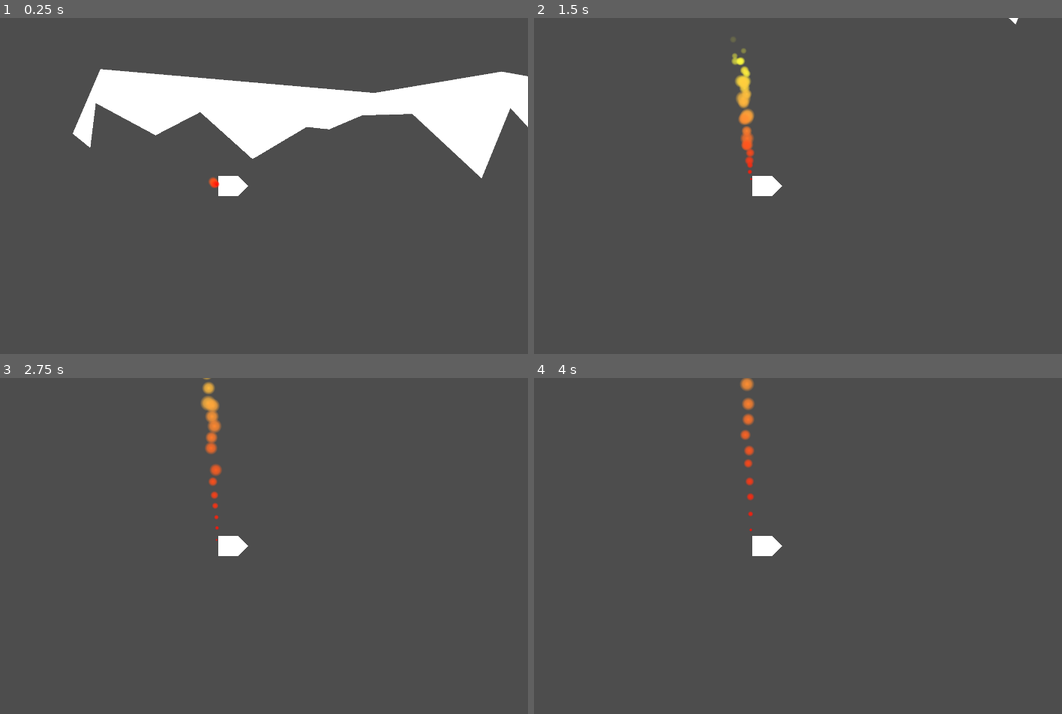
Above: before the commit, frames 1-4 (two rows, left to right).
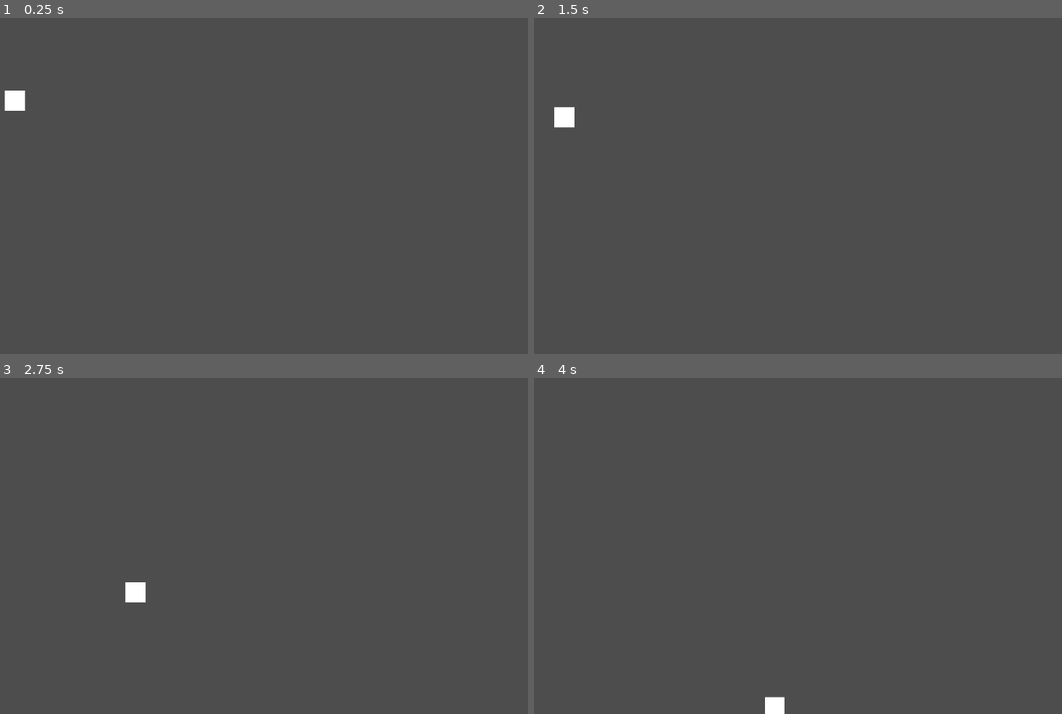
Above: after the commit, the same moments.

Repository: DrWine/IdidNotCrash
Game: Godot game, scene res://Levels/Dev/test.tscn
Two runs of this game, one before a commit and one after it. Both use one fixed random seed, a clock stepped at 60 frames per second and the inputs below. The project has no main scene, so this scene is started directly.
Inputs (mouse positions are in pixels of both pictures, inside the frame that each line leads up to):
- Up to frame 1 (0.25 s): no input
- Up to frame 2 (1.5 s): move the mouse to (893, 169) at 0.52 s; hold Space (Space) 0.53-1.28 s; hold D (Right) from 0.53 s (still down); move the mouse to (644, 202) at 1.27 s; tap Space (Space) at 1.35 s
- Up to frame 3 (2.75 s): move the mouse to (290, 472) at 2.02 s; release D (Right) at 2.03 s; hold A (Left) from 2.03 s (still down); hold Space (Space) from 2.03 s (still down)
- Up to frame 4 (4 s): move the mouse to (734, 613) at 2.77 s; release A (Left) at 2.78 s; release Space (Space) at 2.78 s; hold D (Right) from 2.78 s (still down); tap Space (Space) at 2.85 s; move the mouse to (940, 596) at 3.52 s; hold Space (Space) from 3.53 s (still down)

The runs differ from the first frame. In frame 1, 13% of the frame differs, in the area x 0-100%, y 15-54%; in frame 2, 1.3%; in frame 3, 1.2%; in frame 4, 0.9%.
Error before the commit: Trying to assign value of type 'RigidBody2D' to a variable of type 'CharacterBody2D'. (res://Scripts/Components/MovementComponent.gd:4)

Commit message:
new game, launch ability

Diff:
--- a/Levels/Dev/test.tscn
+++ b/Levels/Dev/test.tscn
@@ -1,13 +1,26 @@
-[gd_scene load_steps=2 format=3 uid="uid://b0ddf5aiaaiyf"]
+[gd_scene load_steps=3 format=3 uid="uid://b0ddf5aiaaiyf"]
 
-[ext_resource type="PackedScene" uid="uid://b0di5fsr5qcyk" path="res://Objects/Player/player.tscn" id="1_ifcvu"]
+[ext_resource type="PackedScene" uid="uid://dr1d0dtquj85b" path="res://Objects/Player/player.tscn" id="1_ifcvu"]
+
+[sub_resource type="RectangleShape2D" id="RectangleShape2D_ifcvu"]
+size = Vector2(1183, 85)
 
 [node name="Test" type="Node2D"]
 
 [node name="Player" parent="." instance=ExtResource("1_ifcvu")]
+position = Vector2(276, 265)
 
-[node name="Camera2D" type="Camera2D" parent="Player"]
-zoom = Vector2(0.49, 0.49)
+[node name="StaticBody2D" type="StaticBody2D" parent="."]
+position = Vector2(1055, 515)
+rotation = 1.45605
 
-[node name="Polygon2D" type="Polygon2D" parent="."]
-polygon = PackedVector2Array(-903, -221, -867, -515, -476, -304, -184, -456, 158, -148, 512, -359, 659, -343, 875, -435, 1203, -444, 1656, -21, 1844, -483, 2223, -70, 2366, -373, 2354, -621, 1787, -722, 955, -582, -837, -738, -1018, -315)
+[node name="CollisionShape2D" type="CollisionShape2D" parent="StaticBody2D"]
+position = Vector2(472.5, 0)
+shape = SubResource("RectangleShape2D_ifcvu")
+
+[node name="StaticBody2D2" type="StaticBody2D" parent="."]
+position = Vector2(296, 191)
+
+[node name="CollisionShape2D" type="CollisionShape2D" parent="StaticBody2D2"]
+position = Vector2(472.5, 0)
+shape = SubResource("RectangleShape2D_ifcvu")
--- a/Objects/Player/player.tscn
+++ b/Objects/Player/player.tscn
@@ -1,74 +1,34 @@
-[gd_scene load_steps=13 format=3 uid="uid://b0di5fsr5qcyk"]
+[gd_scene load_steps=6 format=3 uid="uid://dr1d0dtquj85b"]
 
-[ext_resource type="Script" uid="uid://bth0fsbfm4pkl" path="res://Scripts/PlayerScript.gd" id="1_yw17q"]
-[ext_resource type="Script" uid="uid://ds7015vuugjdg" path="res://Scripts/Components/MovementComponent.gd" id="2_yw17q"]
-[ext_resource type="Script" uid="uid://d2padmsghhml" path="res://Scripts/Components/StateComponent.gd" id="3_l2ya6"]
+[ext_resource type="Script" uid="uid://csuftpqlgfkc2" path="res://Scripts/Components/movement_comp.gd" id="1_156m4"]
+[ext_resource type="Script" uid="uid://b1oth56ultjj3" path="res://Scripts/player.gd" id="1_o1rty"]
+[ext_resource type="Script" uid="uid://dh6n4bc7sfi40" path="res://Scripts/Components/jump_buffer_comp.gd" id="2_yw17q"]
+[ext_resource type="Script" uid="uid://dsfmkffdw8i38" path="res://Scripts/Components/launch_ability_comp.gd" id="3_l2ya6"]
 
-[sub_resource type="Curve" id="Curve_yw17q"]
-_data = [Vector2(0.0112994, 0), 0.0, 0.0, 0, 0, Vector2(1, 0.508772), -0.107078, 0.0, 0, 0]
-point_count = 2
+[sub_resource type="RectangleShape2D" id="RectangleShape2D_tbugw"]
+size = Vector2(64, 64)
 
-[sub_resource type="Curve" id="Curve_l2ya6"]
-_data = [Vector2(0, 0.0643275), 0.0, 0.0, 0, 0, Vector2(1, 0), 0.0, 0.0, 0, 0]
-point_count = 2
-
-[sub_resource type="Gradient" id="Gradient_yw17q"]
-offsets = PackedFloat32Array(0, 0.561688, 1)
-colors = PackedColorArray(1, 1, 1, 1, 1, 1, 1, 0.760784, 1, 1, 1, 0)
-
-[sub_resource type="GradientTexture2D" id="GradientTexture2D_l2ya6"]
-gradient = SubResource("Gradient_yw17q")
-fill = 1
-fill_from = Vector2(0.5, 0.5)
-fill_to = Vector2(0.5, 0)
-metadata/_snap_enabled = true
-
-[sub_resource type="Gradient" id="Gradient_o1rty"]
-offsets = PackedFloat32Array(0, 0.436364, 0.804545, 1)
-colors = PackedColorArray(1, 0, 0, 1, 1, 0.690196, 0.243137, 1, 1, 1, 0.243137, 1, 1, 1, 0.243137, 0)
-
-[sub_resource type="GradientTexture1D" id="GradientTexture1D_t45n6"]
-gradient = SubResource("Gradient_o1rty")
-
-[sub_resource type="Curve" id="Curve_u7612"]
-_data = [Vector2(0, 0.0569105), 0.0, 5.75963, 0, 0, Vector2(0.967153, 0.565041), -1.11382, 0.0, 0, 0]
-point_count = 2
-
-[sub_resource type="CurveTexture" id="CurveTexture_bpp7x"]
-curve = SubResource("Curve_u7612")
-
-[sub_resource type="ParticleProcessMaterial" id="ParticleProcessMaterial_jllbl"]
-particle_flag_disable_z = true
-direction = Vector3(-1, 0, 0)
-initial_velocity_min = 44.26
-initial_velocity_max = 161.54
-gravity = Vector3(0, 0, 0)
-scale_max = 1.5
-scale_curve = SubResource("CurveTexture_bpp7x")
-color_ramp = SubResource("GradientTexture1D_t45n6")
-
-[node name="Player" type="RigidBody2D"]
-script = ExtResource("1_yw17q")
-
-[node name="MovementComponent" type="Node2D" parent="."]
-script = ExtResource("2_yw17q")
-rotation_accel_curve = SubResource("Curve_yw17q")
-rotation_deaccel_curve = SubResource("Curve_l2ya6")
-
-[node name="StateComponent" type="Node2D" parent="."]
-script = ExtResource("3_l2ya6")
+[node name="Player" type="CharacterBody2D"]
+floor_stop_on_slope = false
+floor_block_on_wall = false
+script = ExtResource("1_o1rty")
 
 [node name="Polygon2D" type="Polygon2D" parent="."]
-rotation = 1.57079
-polygon = PackedVector2Array(-64, -64, 0, -128, 64, -64, 64, 64, -64, 64)
+scale = Vector2(0.5, 0.5)
+polygon = PackedVector2Array(-64, -64, 64, -64, 64, 64, -64, 64)
 
-[node name="CollisionPolygon2D" type="CollisionPolygon2D" parent="."]
-rotation = 1.57079
-scale = Vector2(0.888604, 0.888604)
-polygon = PackedVector2Array(-64, -64, 0, -128, 64, -64, 64, 64, -64, 64)
+[node name="CollisionShape2D" type="CollisionShape2D" parent="."]
+shape = SubResource("RectangleShape2D_tbugw")
 
-[node name="GPUParticles2D" type="GPUParticles2D" parent="."]
-position = Vector2(-72, 0)
-amount = 28
-texture = SubResource("GradientTexture2D_l2ya6")
-process_material = SubResource("ParticleProcessMaterial_jllbl")
+[node name="MovementComp" type="Node" parent="." node_paths=PackedStringArray("parent")]
+script = ExtResource("1_156m4")
+parent = NodePath("..")
+
+[node name="JumpBufferComp" type="Node" parent="." node_paths=PackedStringArray("parent")]
+script = ExtResource("2_yw17q")
+parent = NodePath("..")
+
+[node name="LaunchAbilityComp" type="Node2D" parent="." node_paths=PackedStringArray("parent")]
+script = ExtResource("3_l2ya6")
+parent = NodePath("..")
+launch_speed = 400.0
--- a/Resources/Curves/rotation_acceleration.tres
+++ /dev/null
@@ -1,5 +0,0 @@
-[gd_resource type="Curve" format=3 uid="uid://xmwk6o7igk2l"]
-
-[resource]
-_data = [Vector2(0.0112994, 0), 0.0, 0.0, 0, 0, Vector2(1, 0.508772), -0.107078, 0.0, 0, 0]
-point_count = 2
--- a/Resources/Curves/rotation_deacceleration.tres
+++ /dev/null
@@ -1,5 +0,0 @@
-[gd_resource type="Curve" format=3 uid="uid://beqwmjhsfohlr"]
-
-[resource]
-_data = [Vector2(0, 0.0643275), 0.0, 0.0, 0, 0, Vector2(1, 0), 0.0, 0.0, 0, 0]
-point_count = 2
--- a/Scripts/Components/MovementComponent.gd
+++ /dev/null
@@ -1,66 +0,0 @@
-extends Node2D
-
-@export var speed : float = 200
-@onready var parent : CharacterBody2D = get_parent()
-
-@export_group("Rotation properties")
-@export var rotation_speed: float = 0.05
-@export var rotation_accel_curve: Curve
-@export var rotation_deaccel_curve: Curve
-
-var can_rotate: bool = true
-var start : bool = true
-
-var time : float = 0.0
-var released_time: float = 0.0
-var released_dir: int = 0
-var released: bool = false
-
-func _process(delta: float) -> void:
-	can_rotate = start
-	if can_rotate:
-		if Input.is_action_just_pressed("Left") or Input.is_action_just_pressed("Right"):
-			time = 0.0
-			released = false
-
-		if Input.is_action_just_released("Left"):
-			released = true
-			released_time = 0.0
-			released_dir = -1
-
-		if Input.is_action_just_released("Right"):
-			released = true
-			released_time = 0.0
-			released_dir = 1
-
-		if Input.is_action_pressed("Left"):
-			time += delta
-			parent.global_rotation -= rotation_speed * rotation_accel_curve.sample(clamp(time, 0.0, get_curve_max_x(rotation_accel_curve)))
-
-		if Input.is_action_pressed("Right"):
-			time += delta
-			parent.global_rotation += rotation_speed * rotation_accel_curve.sample(clamp(time, 0.0, get_curve_max_x(rotation_accel_curve)))
-
-		# Apply deceleration (friction) when released
-		if released:
-			released_time += delta
-			var friction = rotation_deaccel_curve.sample(clamp(released_time, 0.0, get_curve_max_x(rotation_deaccel_curve)))
-			parent.global_rotation += rotation_speed * friction * released_dir
-
-			if released_time >= get_curve_max_x(rotation_deaccel_curve):
-				released = false
-				released_dir = 0
-
-func get_curve_max_x(curve: Curve) -> float:
-	if curve.get_point_count() > 0:
-		return curve.get_point_position(curve.get_point_count() - 1).x
-	else:
-		return 1.0  # default fallback
-
-func _physics_process(delta: float) -> void:
-	if start:
-		return
-
-	var direction: Vector2 = Vector2.RIGHT.rotated(parent.rotation)
-	parent.velocity = direction * speed
-	parent.move_and_slide()
--- a/Scripts/Components/StateComponent.gd
+++ /dev/null
@@ -1,12 +0,0 @@
-extends Node2D
-
-var start = true
-
-
-@onready var movement_component: Node2D = $"../MovementComponent"
-@onready var parent: CharacterBody2D = $".."
-
-func _process(delta: float) -> void:
-	if Input.is_action_just_released("Space"):
-		start = false
-		movement_component.start = start
--- /dev/null
+++ b/Scripts/Components/jump_buffer_comp.gd
@@ -0,0 +1,16 @@
+extends Node
+
+@export var parent : CharacterBody2D
+
+signal just_landed
+
+func is_touching_any_surface():
+	if !parent: return false
+	return (parent.is_on_floor() or parent.is_on_ceiling() or parent.is_on_wall())
+
+var was_on_floor = true
+func _physics_process(_delta: float) -> void:
+	var is_on_floor_now = is_touching_any_surface()
+	if was_on_floor != is_on_floor_now and is_on_floor_now:
+		emit_signal("just_landed")
+	was_on_floor = is_touching_any_surface()
--- /dev/null
+++ b/Scripts/Components/launch_ability_comp.gd
@@ -0,0 +1,31 @@
+extends Node2D
+
+@export var parent: CharacterBody2D
+@export var launch_speed: float = 200
+
+@onready var jump_buffer_comp: Node = $"../JumpBufferComp"
+
+var aiming := false
+var is_flying := false
+var fly_velocity := Vector2.ZERO
+
+func _process(delta: float) -> void:
+	printt(aiming, jump_buffer_comp.is_touching_any_surface())
+	if Input.is_action_pressed("Space") and jump_buffer_comp.is_touching_any_surface():
+		aiming = true
+		# TODO: draw aim line, slow time, etc.
+
+	if Input.is_action_just_released("Space") and aiming:
+		aiming = false
+		is_flying = true
+		var mouse_position = get_global_mouse_position()
+		var player_position = parent.global_position
+		var direction = (mouse_position - player_position).normalized()
+		fly_velocity = direction * launch_speed
+
+func _physics_process(delta: float) -> void:
+	if is_flying:
+		var collision = parent.move_and_collide(fly_velocity * delta)
+		if collision:
+			is_flying = false
+			fly_velocity = Vector2.ZERO
--- /dev/null
+++ b/Scripts/Components/movement_comp.gd
@@ -0,0 +1,22 @@
+extends Node
+
+
+@export var speed = 700
+@export var jump_speed = -1800
+@export var gravity = 4000
+
+@export var parent : CharacterBody2D
+@onready var jump_buffer_comp: Node = $"../JumpBufferComp"
+
+func _ready() -> void:
+	jump_buffer_comp.connect("just_landed", player_just_landed)
+
+func player_just_landed():
+	parent.velocity = Vector2.ZERO
+
+#func _physics_process(delta):
+	# Add gravity every frame
+	#parent.velocity.y += gravity * delta
+
+	# Input affects x axis only
+	#parent.velocity.x = Input.get_axis("Left", "Right") * speed
--- a/Scripts/PlayerScript.gd
+++ /dev/null
@@ -1,3 +0,0 @@
-extends RigidBody2D
-
-@export var movement_cmp :Node
--- /dev/null
+++ b/Scripts/player.gd
@@ -0,0 +1,7 @@
+extends CharacterBody2D
+
+var time_scale: float = 1
+var speed_scale : float = 1
+
+func _physics_process(_delta: float) -> void:
+	move_and_slide()
--- a/project.godot
+++ b/project.godot
@@ -25,7 +25,7 @@
 folder_colors={
 "res://Levels/": "red",
 "res://Objects/": "yellow",
-"res://Scripts/": "blue"
+"res://Scripts/": "orange"
 }
 
 [input]
@@ -55,6 +55,16 @@
 "events": [Object(InputEventKey,"resource_local_to_scene":false,"resource_name":"","device":-1,"window_id":0,"alt_press …(191 unchanged characters)…
 ]
 }
+LeftClick={
+"deadzone": 0.2,
+"events": [Object(InputEventMouseButton,"resource_local_to_scene":false,"resource_name":"","device":-1,"window_id":0,"alt_pressed":false,"shift_pressed":false,"ctrl_pressed":false,"meta_pressed":false,"button_mask":1,"position":Vector2(241, 28),"global_position":Vector2(260, 124),"factor":1.0,"button_index":1,"canceled":false,"pressed":true,"double_click":false,"script":null)
+]
+}
+RightClick={
+"deadzone": 0.2,
+"events": [Object(InputEventMouseButton,"resource_local_to_scene":false,"resource_name":"","device":-1,"window_id":0,"alt_pressed":false,"shift_pressed":false,"ctrl_pressed":false,"meta_pressed":false,"button_mask":2,"position":Vector2(184, 9),"global_position":Vector2(203, 105),"factor":1.0,"button_index":2,"canceled":false,"pressed":true,"double_click":false,"script":null)
+]
+}
 
 [rendering]
 
Binary file added: Resources/SpotLight.png
Not shown, added: Resources/SpotLight.png.import
Not shown, removed: Scripts/Components/MovementComponent.gd.uid
Not shown, removed: Scripts/Components/StateComponent.gd.uid
Not shown, added: Scripts/Components/jump_buffer_comp.gd.uid
Not shown, added: Scripts/Components/launch_ability_comp.gd.uid
Not shown, added: Scripts/Components/movement_comp.gd.uid
Not shown, removed: Scripts/PlayerScript.gd.uid
Not shown, added: Scripts/player.gd.uid
